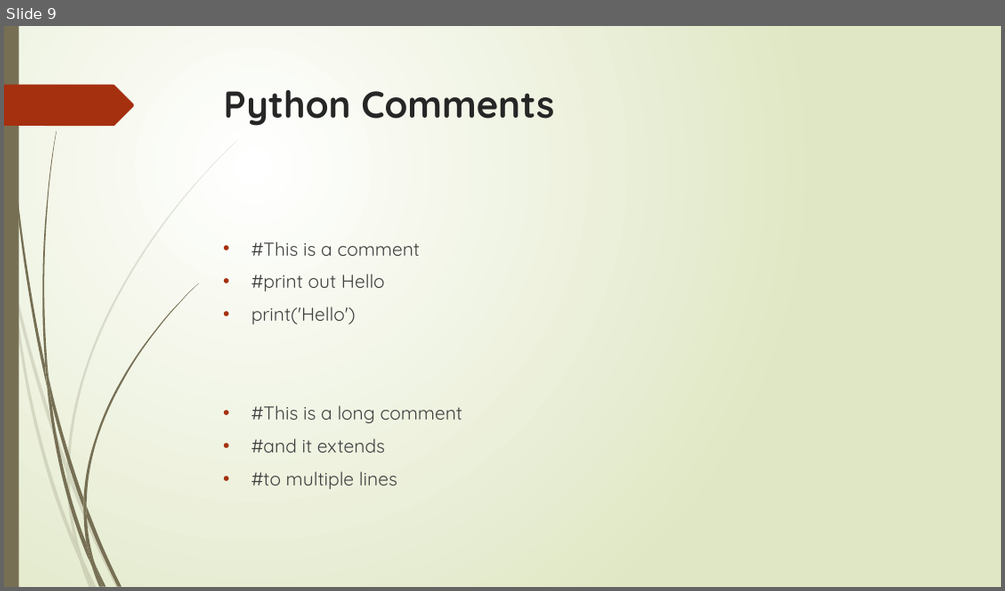
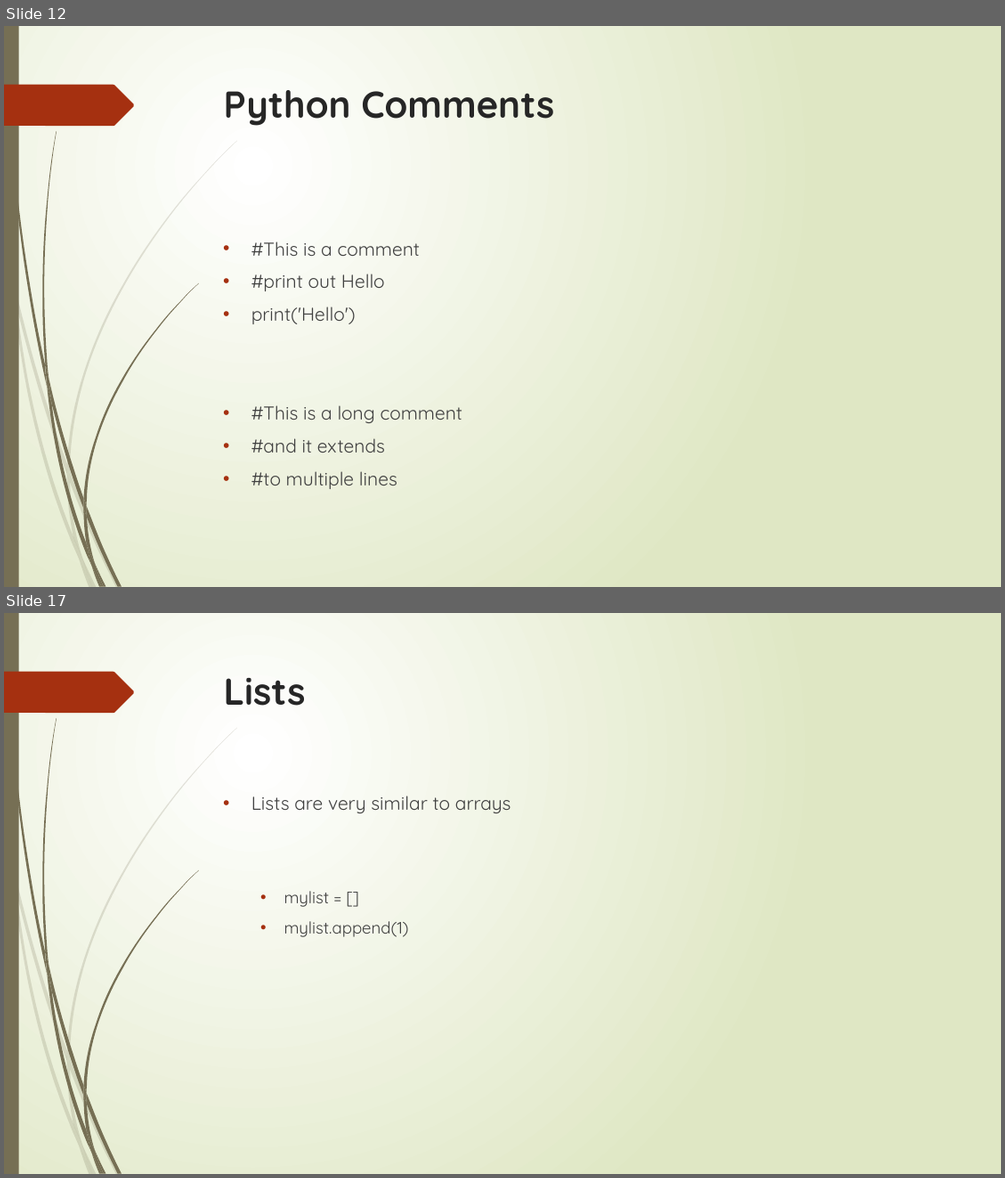
Before and after one commit to flyworker/python-automation-testing, a slide deck: document/course1.pptx. Shown one above the other, each under a label of ours: slide 9 before the commit, slides 12 and 17 after it; the slides between them are not shown. The pictures are 1005x591 and 1005x1178 pixels, drawn with LibreOffice and Linux fonts; fonts in the diff are those of the drawing. Boxes give left, top, right and bottom in pixels: in the first picture for what was removed or moved away, otherwise in the second. Text is boxed around its words. In the diff, an @@ line names an element or a change of style, - is before the commit and + after.

```diff
--- a/document/course1.pptx
+++ b/document/course1.pptx
@@ slide 17 added at box(4, 613, 1001, 1174), background gradient #FFFFFF to #DFE8C4; not listed: 24 template elements that a slide beside it also shows @@
@@ title added at box(224, 678, 306, 706), 36 pt, text #262626, bold @@
+Lists
@@ text added at box(251, 795, 510, 937), 18 pt, text #404040 @@
+• Lists are very similar to arrays
+  • mylist = []
+  • mylist.append(1)
@@ what was slide 9 is now slide 12 @@
```
Also in this commit, not shown: 1 slide changed, 18 other slides added, 5 other files.
